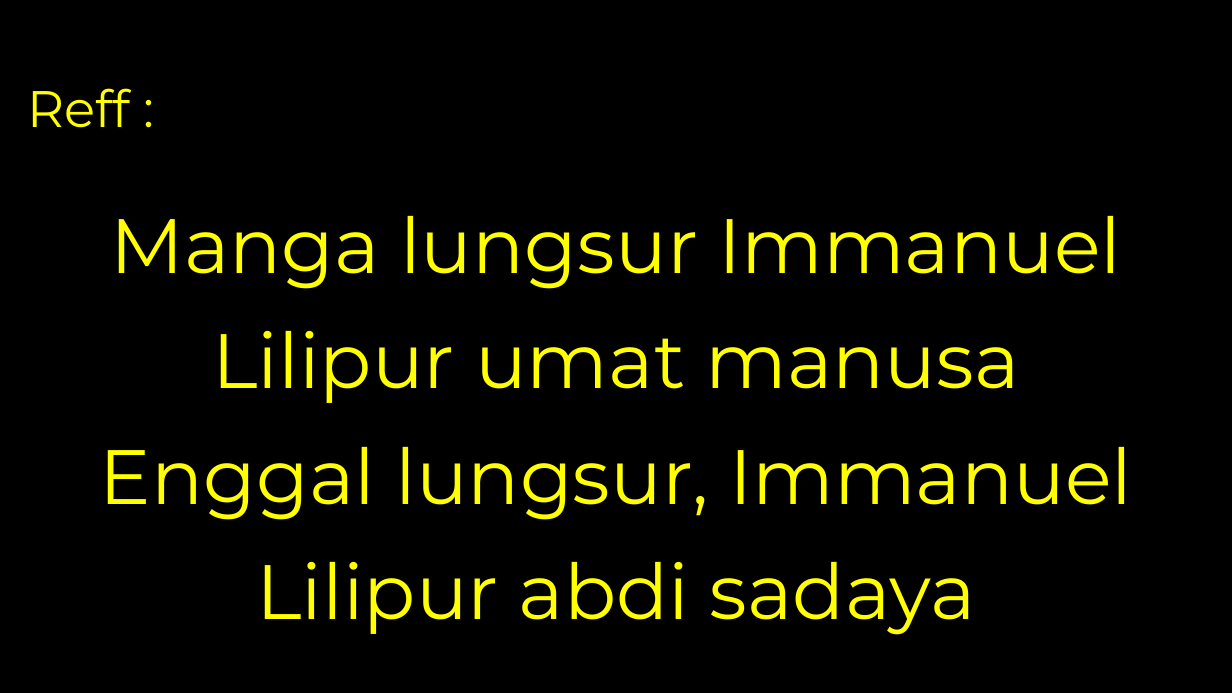
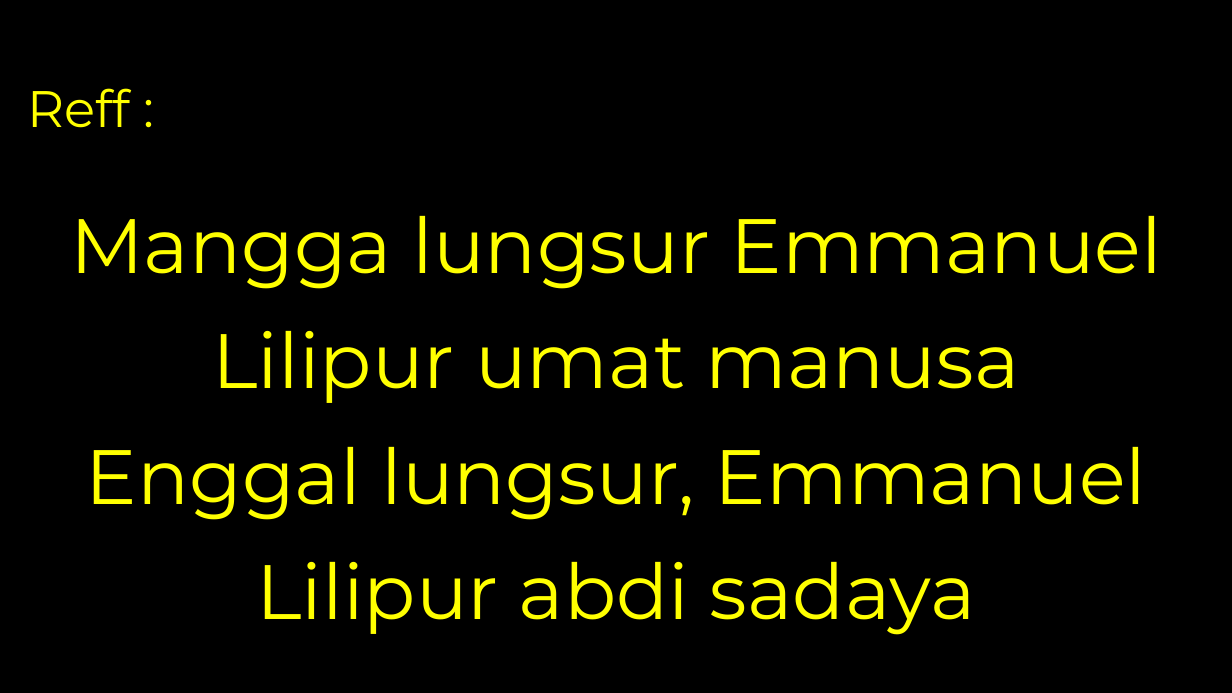
Before and after one commit to laurensius/Slide_Misa_KRC, a slide deck: slide 4 of 2020 11 tanggal 28 - 29/Slide Misa Bahasa Sunda.pptx. Drawn at 1232x693 pixels with LibreOffice and Linux fonts; fonts in the diff are those of the drawing; background and template pictures are left out. Boxes give left, top, right and bottom in pixels: in the first picture for what was removed or moved away, otherwise in the second. Text is boxed around its words. In the diff, an @@ line names an element or a change of style, - is before the commit and + after.

```diff
--- a/2020 11 tanggal 28 - 29/Slide Misa Bahasa Sunda.pptx
+++ b/2020 11 tanggal 28 - 29/Slide Misa Bahasa Sunda.pptx
@@ text at <box>70,216,1163,289</box>: text changed @@
-Manga lungsur Immanuel
+Mangga lungsur Emmanuel
@@ text at <box>86,447,1147,520</box>: text changed @@
-Enggal lungsur, Immanuel
+Enggal lungsur, Emmanuel
```
Also in this commit, not shown: 17 other slides changed, 5 slides added, 1 slide removed, 5 other files.
